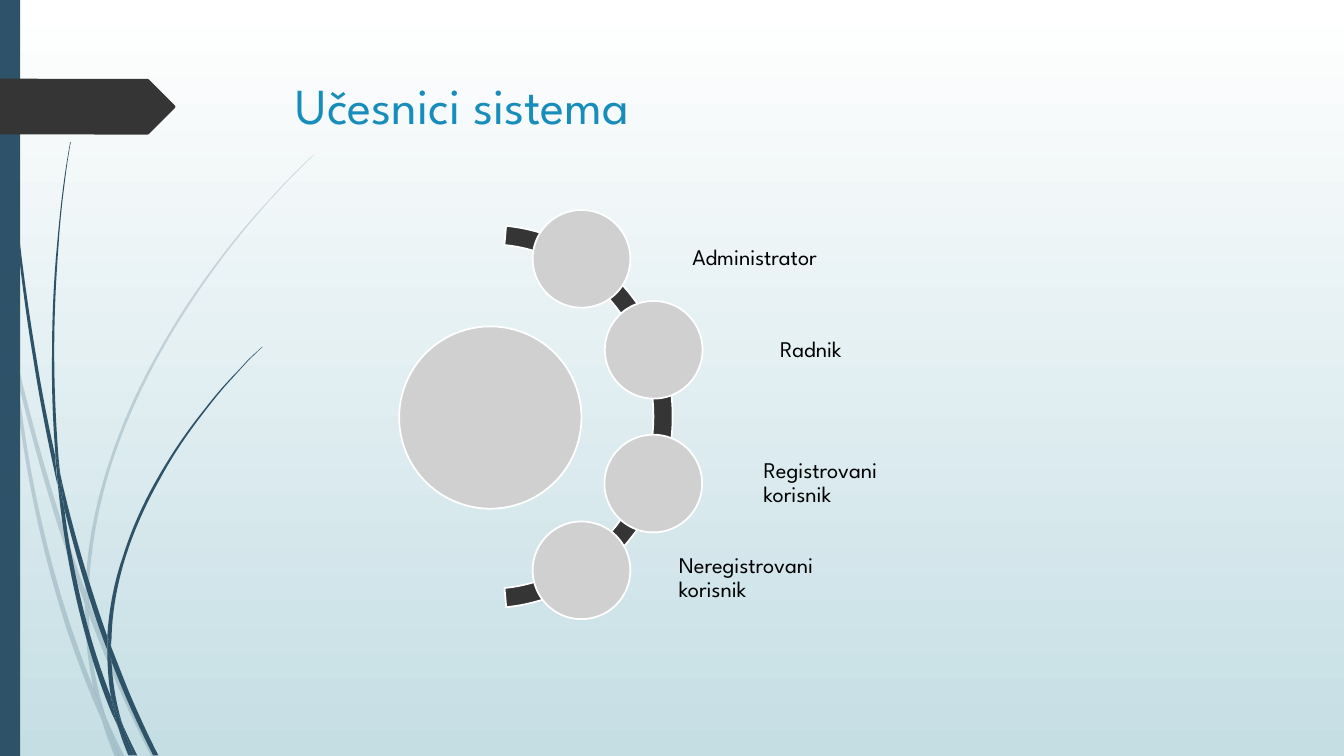
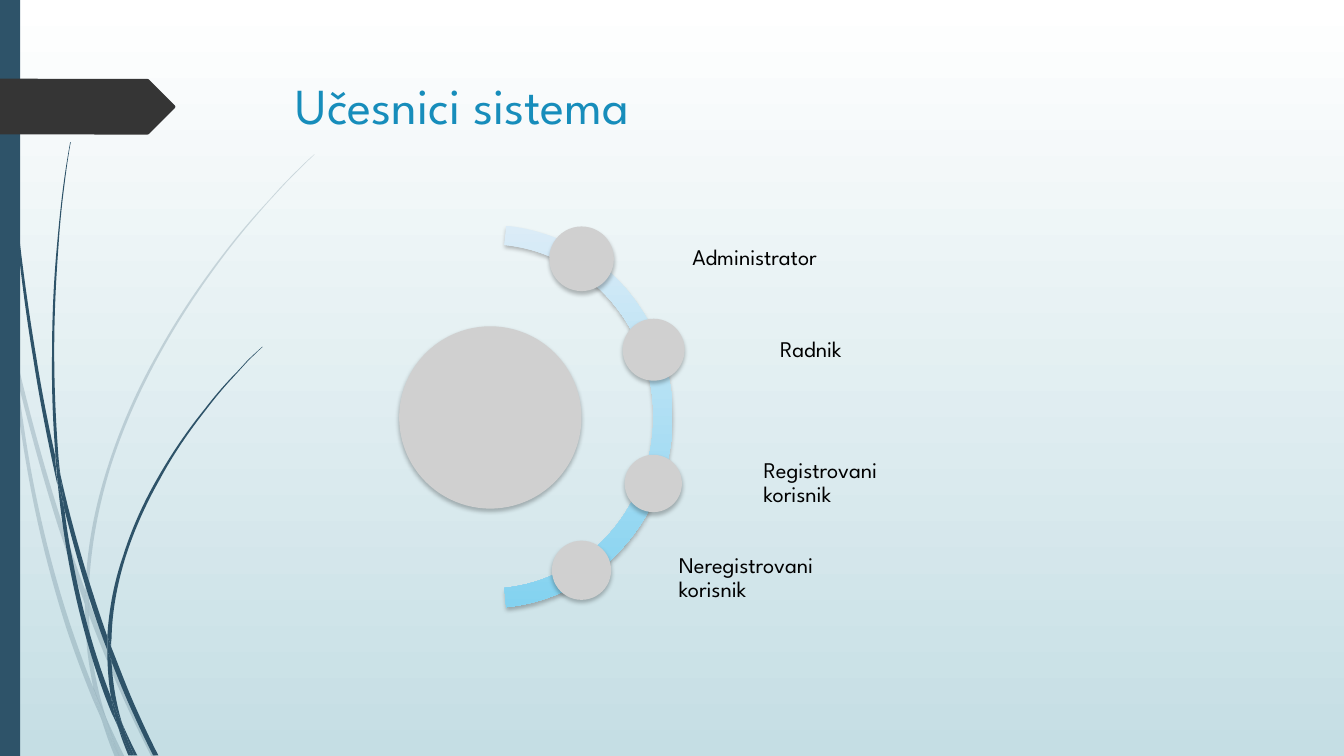
Before and after one commit to BNikola/ticketeer_old, a slide deck: slide 6 of Ticketeer.pptx. Drawn at 1344x756 pixels with LibreOffice and Linux fonts; fonts in the diff are those of the drawing; grey boxes stand for pictures. Boxes give left, top, right and bottom in pixels: in the first picture for what was removed or moved away, otherwise in the second. Text is boxed around its words. In the diff, an @@ line names an element or a change of style, - is before the commit and + after.

```diff
--- a/Ticketeer.pptx
+++ b/Ticketeer.pptx
@@ arch (boxed as its full ring) at (306, 225, 674, 608): fill #353535 to gradient #DCECF8 to #83D2F0; outline #FFFFFF 1.25 pt to none; shadow on @@
@@ group removed at (532, 210, 703, 619): 4 pictures @@
@@ group added at (549, 227, 686, 600): 4 pictures @@
```
Also in this commit, not shown: 5 other slides changed, 3 slides added, 4 slides removed, 22 other files.
